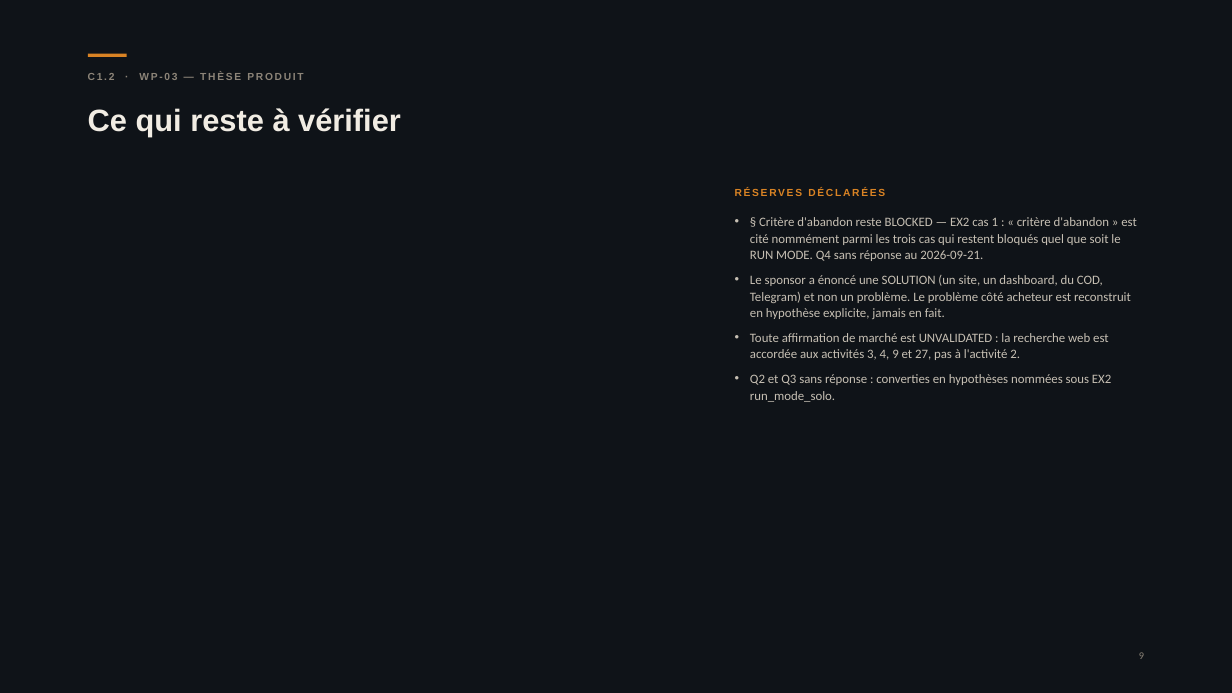
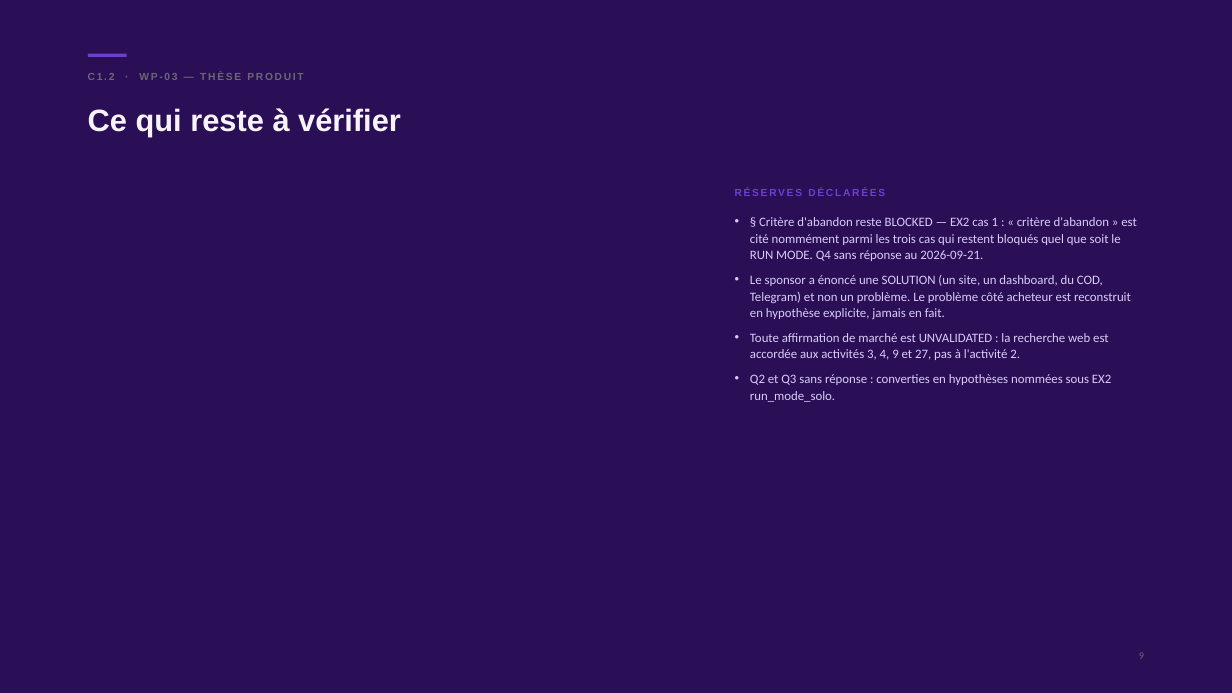
Before and after one commit to abenyahy-rgb/ouazzani-design, a slide deck: slide 9 of dist/livrables/C1.2 - WP-02 - Thèse produit, outcomes et hypothèses critiques.pptx. Drawn at 1232x693 pixels with LibreOffice and Linux fonts; fonts in the diff are those of the drawing. Boxes give left, top, right and bottom in pixels: in the first picture for what was removed or moved away, otherwise in the second. Text is boxed around its words. In the diff, an @@ line names an element or a change of style, - is before the commit and + after.

```diff
--- a/dist/livrables/C1.2 - WP-02 - Thèse produit, outcomes et hypothèses critiques.pptx
+++ b/dist/livrables/C1.2 - WP-02 - Thèse produit, outcomes et hypothèses critiques.pptx
@@ background #0F1318 to #2A0F57 @@
@@ rectangle at [88, 54, 127, 57]: fill #D98324 to #6D3FD1 @@
@@ text "C1.2 · WP-03 — THÈSE ..." at [88, 73, 303, 80]: text colour #8C8478 to #6C6873 @@
@@ text "Ce qui reste à vérifier" at [88, 108, 401, 137]: text colour #F1ECE3 to #F6F4F9 @@
@@ text "RÉSERVES DÉCLARÉES" at [735, 188, 885, 196]: text colour #D98324 to #6D3FD1 @@
@@ text "§ Critère d'abandon reste BLOCKED ..." at [750, 217, 1137, 402]: text colour #C6BFB3 to #D9CCF5 @@
@@ text "9" at [1139, 652, 1144, 659]: text colour #8C8478 to #6C6873 @@
```
Also in this commit, not shown: 26 other slides changed, 4 other files.
